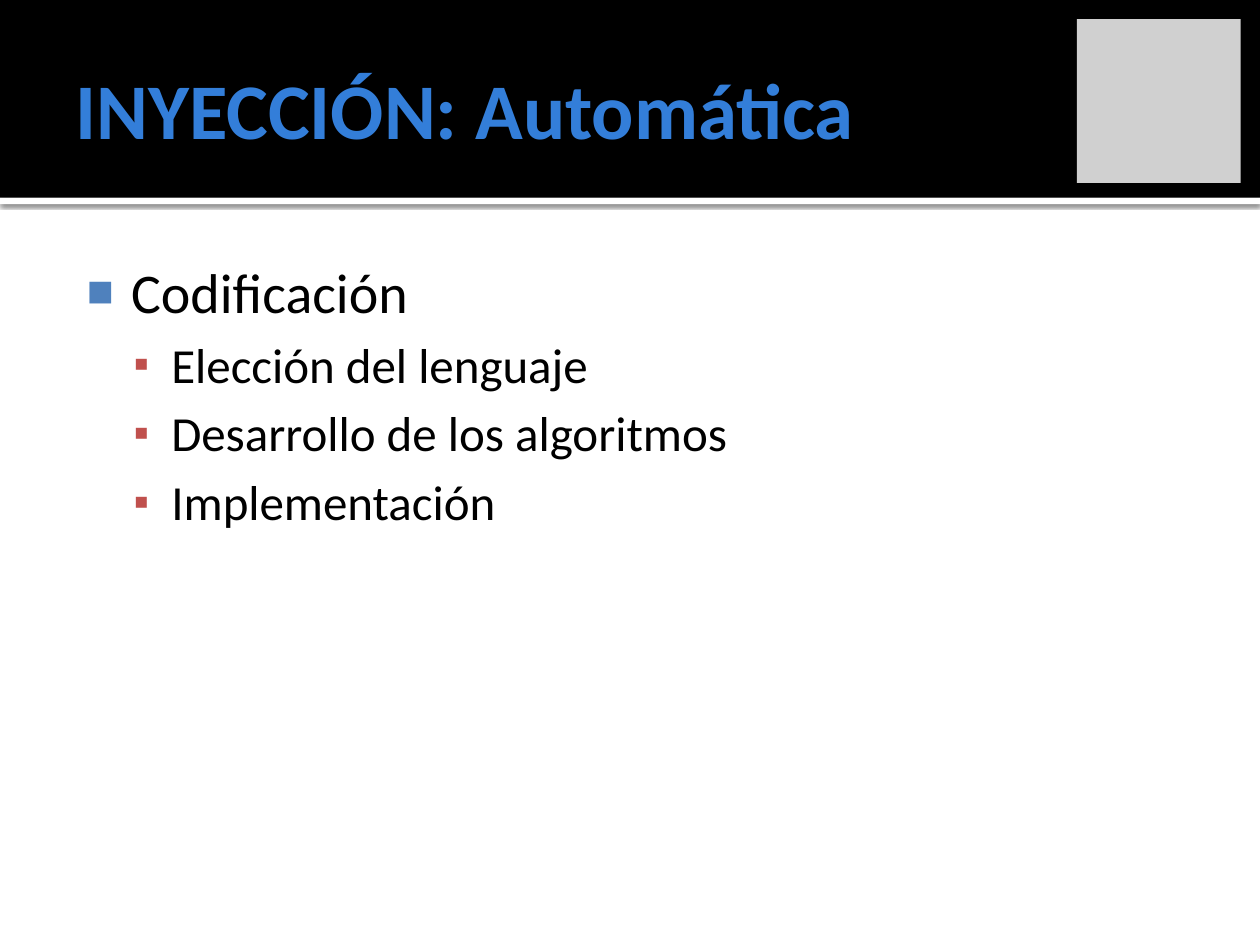
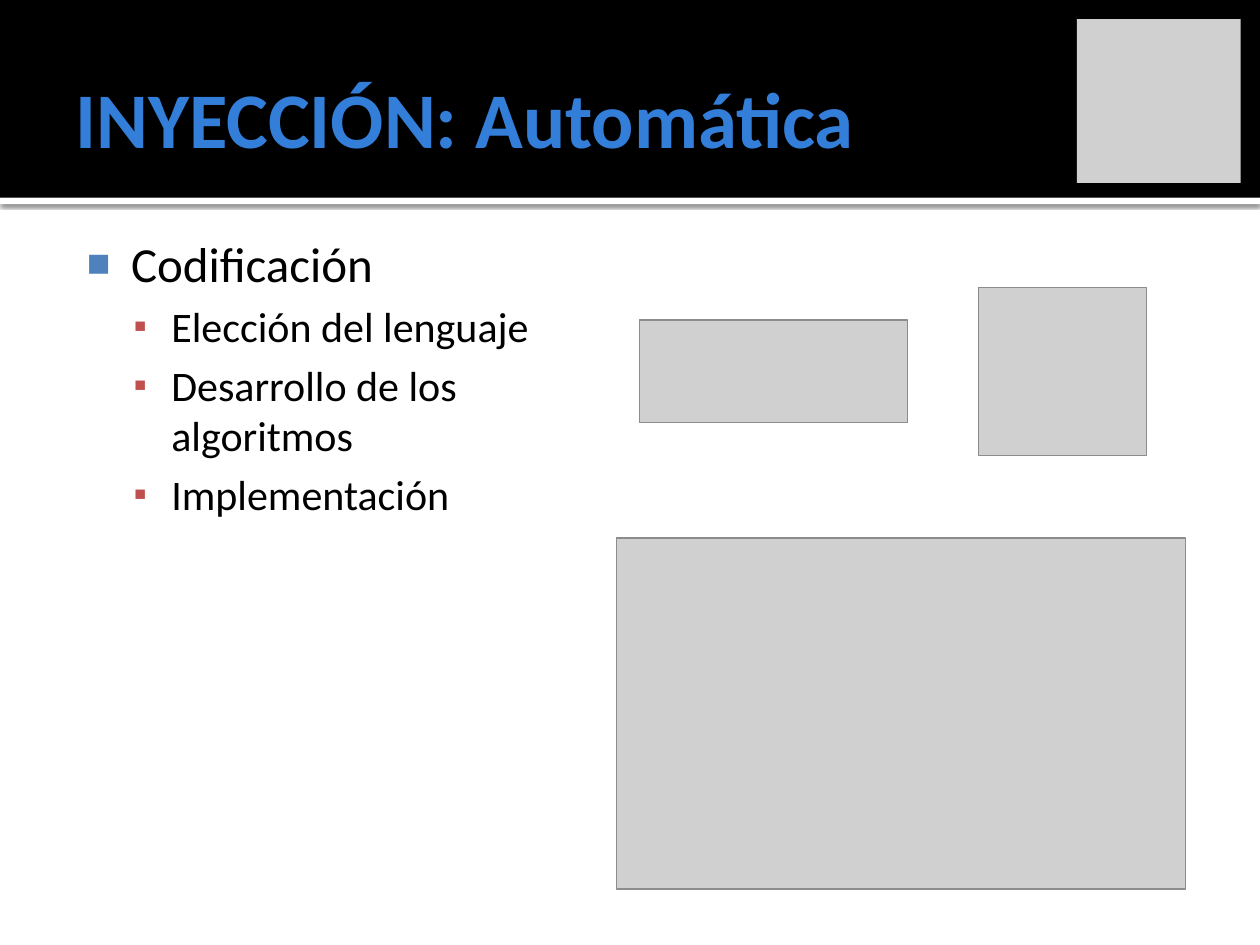
Before and after one commit to ginotkj/fiocs, a slide deck: slide 8 of Documentation/Documentacion/PRESENTACION_FACU.pptx. Drawn at 1260x945 pixels with LibreOffice and Linux fonts; fonts in the diff are those of the drawing; grey boxes stand for pictures. Boxes give left, top, right and bottom in pixels: in the first picture for what was removed or moved away, otherwise in the second. Text is boxed around its words. In the diff, an @@ line names an element or a change of style, - is before the commit and + after.

```diff
--- a/Documentation/Documentacion/PRESENTACION_FACU.pptx
+++ b/Documentation/Documentacion/PRESENTACION_FACU.pptx
@@ title "INYECCIÓN: Automática": place and size @@
-title "INYECCIÓN: Automática" at (76, 73, 853, 140)
+title "INYECCIÓN: Automática" at (76, 82, 853, 149)
@@ text "Codificación": place and size @@
-text "Codificación" at (131, 274, 727, 528)
+text "Codificación" at (131, 248, 528, 517)
@@ text "Codificación" at (131, 248, 528, 517): size 32 to 28 pt in "Codificación"; size 28 to 24 pt in "Elección del lenguaje", "Desarrollo de los algoritmos", "Implementación" @@
@@ picture added at (978, 287, 1145, 455) @@
@@ picture added at (640, 320, 908, 422) @@
@@ picture added at (616, 538, 1186, 890) @@
```
Also in this commit, not shown: 3 other slides changed.
